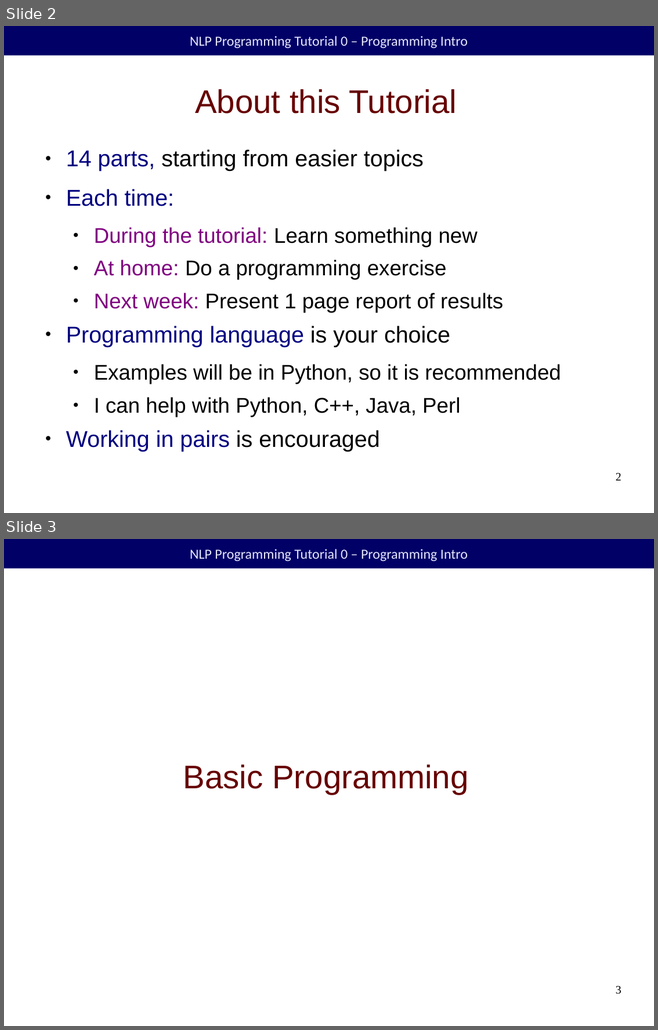
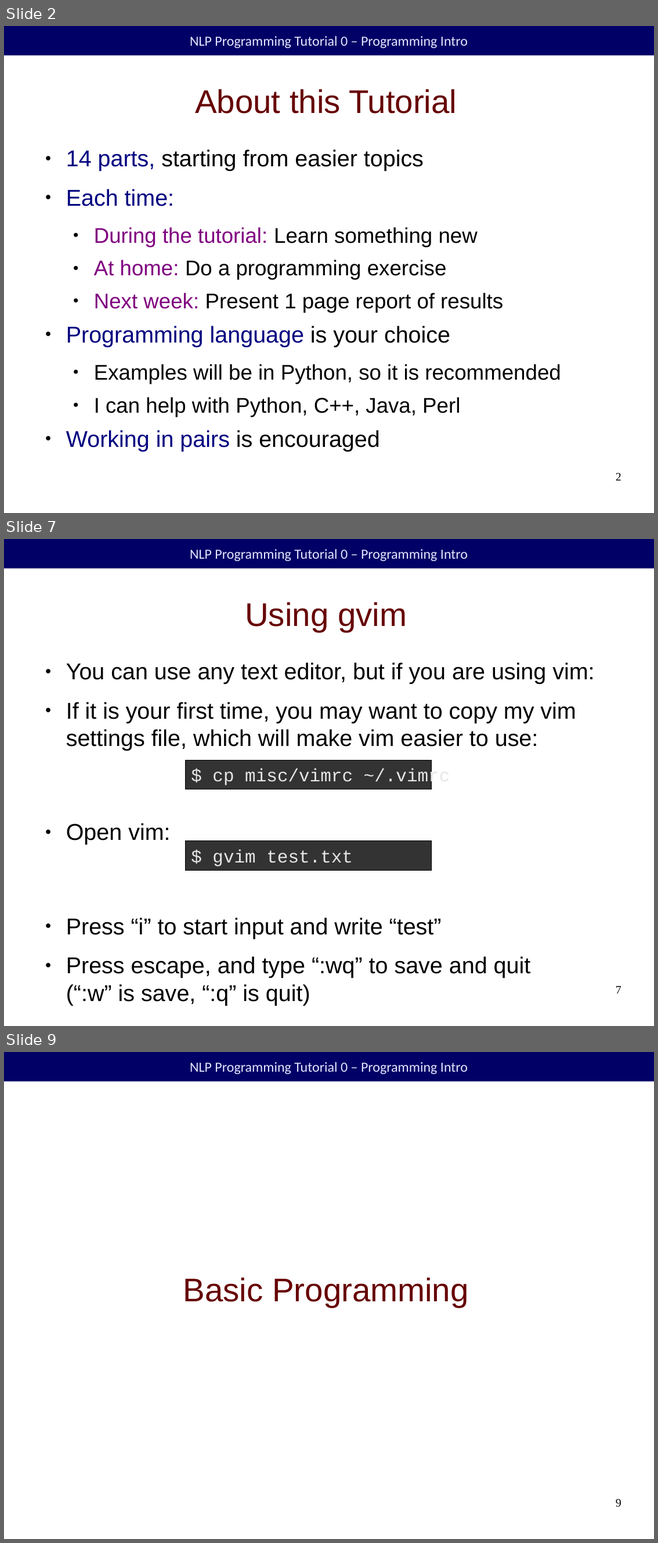
Before and after one commit to duffrind/nlppractice, a slide deck: 00-intro/nlp-programming-en-00-intro.odp. Shown one above the other, each under a label of ours: slides 2 and 3 before the commit, slides 2, 7 and 9 after it; the slides between them are not shown. The pictures are 658x1030 and 658x1543 pixels, drawn with LibreOffice and Linux fonts; fonts in the diff are those of the drawing; background and template pictures are left out. Boxes give left, top, right and bottom in pixels: in the first picture for what was removed or moved away, otherwise in the second. Text is boxed around its words. In the diff, an @@ line names an element or a change of style, - is before the commit and + after.

Commit message:
Added vimrc and updated slides

```diff
--- a/00-intro/nlp-programming-en-00-intro.odp
+++ b/00-intro/nlp-programming-en-00-intro.odp
@@ slide 7 added at (x1=4, y1=539, x2=654, y2=1026), background #FFFFFF; not listed: 1 template element that a slide beside it also shows @@
@@ title added at (x1=245, y1=602, x2=407, y2=632), 40 pt, text #660000 @@
+Using gvim
@@ text added at (x1=66, y1=663, x2=594, y2=1005), 28 pt, text #000000 @@
+● You can use any text editor, but if you are using vim:
+● If it is your first time, you may want to copy my vim settings file, which will make vim easier to use:
+● Open vim:
+● Press “i” to start input and write “test”
+● Press escape, and type “:wq” to save and quit
+  (“:w” is save, “:q” is quit)
@@ rectangle added at (x1=185, y1=760, x2=431, y2=790), fill #333333, outline #000000 0 pt, 22 pt, text #E6E6E6 @@
+$ cp misc/vimrc ~/.vimrc
@@ rectangle added at (x1=185, y1=841, x2=431, y2=871), fill #333333, outline #000000 0 pt, 22 pt, text #E6E6E6 @@
+$ gvim test.txt
@@ page number added at (x1=615, y1=986, x2=621, y2=994), 14 pt, text #000000 @@
+7
@@ what was slide 3 is now slide 9 @@
@@ page number at (x1=615, y1=1499, x2=621, y2=1507): text changed @@
-3
+9
```
Also in this commit, not shown: 2 slides changed, 4 other slides added, 4 other files.
